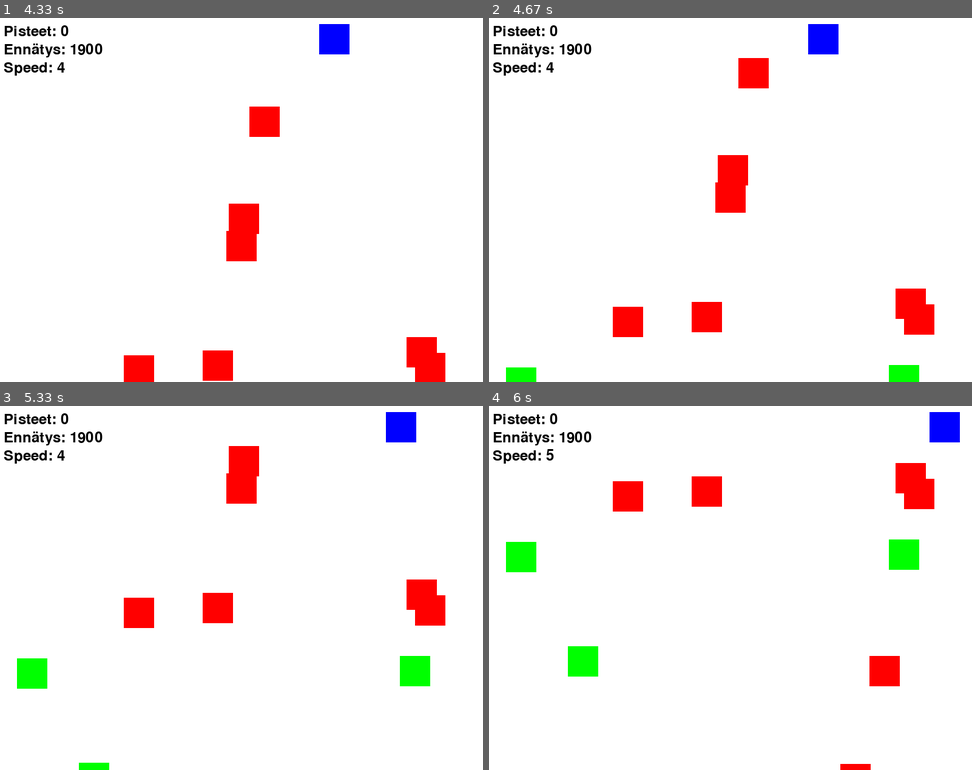
Above: before the commit, frames 1-4 (two rows, left to right).
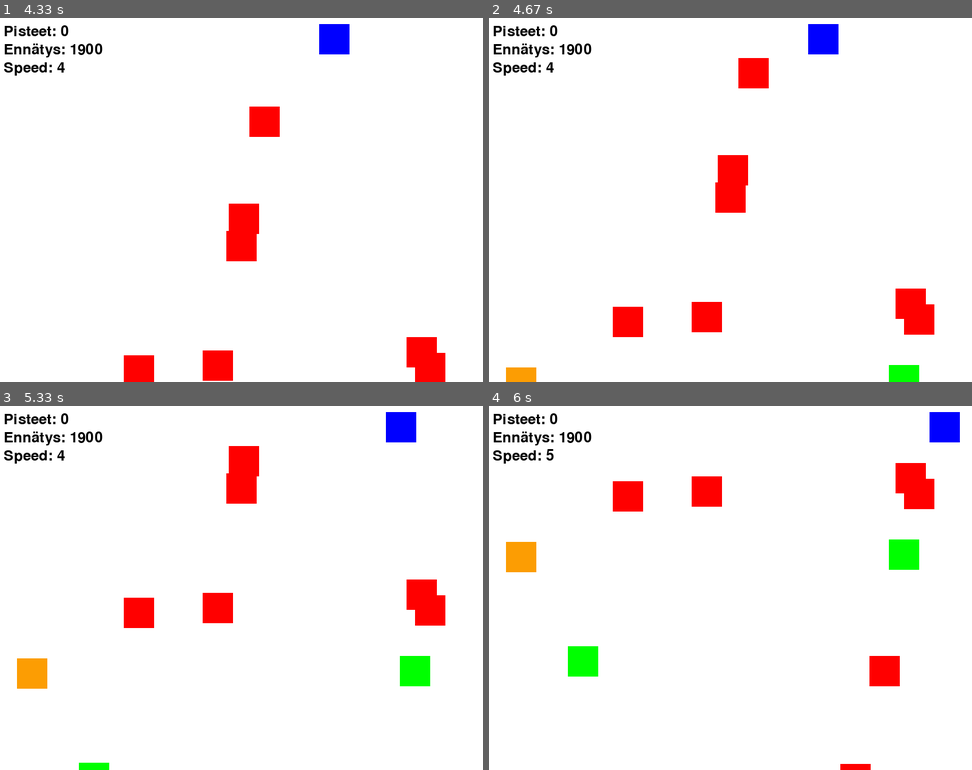
Above: after the commit, the same moments.

Repository: JIMH1/Pygame
Game: pygame game, started from versio1.py
Same seed, same stepped clock (60 frames per second), same inputs: the game is played once before the commit and once after it.
Inputs:
- Up to frame 1 (4.33 s): hold Right 0.33-0.8 s; hold Up 0.83-1.13 s; hold Right 1.17-1.63 s; hold Left 1.67-2.2 s; hold Down 2.23-2.53 s; hold Right 2.57-2.97 s; hold Left 3-3.37 s; hold Down from 4.07 s (still down)
- Up to frame 2 (4.67 s): release Down at 4.43 s
- Up to frame 3 (5.33 s): hold Right from 4.97 s (still down)
- Up to frame 4 (6 s): release Right at 5.43 s; hold Up 5.47-5.77 s; hold Right from 5.8 s (still down)

Frame 1 is identical in both runs. In frame 2, 0.3% of the frame differs, in the area x 3-10%, y 96-100%; in frame 3, 0.5%, in the area x 3-10%, y 69-78%; in frame 4, 0.5%.

Commit message:
Lisätty kilpi. Kilpi on oranssi laatikko. Jos sen kerää, pelaajan reunus muuttuu syaaniksi. Kipli estää yhden osuman jonka jälkeen se katoaa.

Diff:
--- a/versio1.py
+++ b/versio1.py
@@ -16,6 +16,8 @@
 RED = (255, 0, 0)
 BLUE = (0, 0, 255)
 GREEN = (0, 255, 0)
+ORANGE = (252, 157, 3)
+CYAN = (248, 3, 252)
 
 # FPS
 clock = pygame.time.Clock()
@@ -40,6 +42,10 @@
 # Fontti
 font = pygame.font.Font(None, 36)
 
+# Kerättävien esineiden tyypit
+POINTS100 = 1
+SHIELD = 2
+
 # Pelin tallennus
 def save_score(score):
     with open("highscore.txt", "w") as f:
@@ -54,6 +60,8 @@
 
 highscore = load_score()
 
+kilpi_paalla = False
+
 # Funktio esteiden luomiseen
 def create_obstacle():
     x = random.randint(0, SCREEN_WIDTH - obstacle_width)
@@ -61,9 +69,14 @@
     # esteen tyyppi (kerättävä = 1, este = 2)
     if random.randint(1, 10) > 7:
         kerattava_tyyppi = 1
+        if random.randint(1, 10) > 7:
+            esine_tyyppi = SHIELD
+        else:
+            esine_tyyppi = POINTS100
     else:
         kerattava_tyyppi = 2
-    return [x, y, kerattava_tyyppi]
+        esine_tyyppi = 0
+    return [x, y, kerattava_tyyppi, esine_tyyppi]
 
 # Pelilooppi
 running = True
@@ -104,11 +117,19 @@
             player_y + player_size > obstacle[1]):
             # jos osuu esteeseen peli loppuu, jos osuu kerättävään esineeseen peli jatkuu
             if obstacle[2] == 2:
-                running = False
+                if kilpi_paalla:
+                    kilpi_paalla = False
+                    obstacles.remove(obstacle)
+                else:
+                    running = False
             else:
-                # kerättävästä esineestä tulee nyt vain 100 pistettä
-                obstacles.remove(obstacle)
-                score += 100
+                if obstacle[3] == POINTS100:
+                    # pisteet
+                    obstacles.remove(obstacle)
+                    score += 100
+                elif obstacle[3] == SHIELD:
+                    obstacles.remove(obstacle)
+                    kilpi_paalla = True
 
     # Pisteiden laskenta
     # score += 1
@@ -117,11 +138,19 @@
 
     # Piirrä pelaaja ja esteet
     pygame.draw.rect(screen, BLUE, (player_x, player_y, player_size, player_size))
+
+    # Piirrä kipli
+    if kilpi_paalla:
+        pygame.draw.rect(screen, CYAN, (player_x, player_y, player_size, player_size), 4)
+
     for obstacle in obstacles:
         if obstacle[2] == 2:
             pygame.draw.rect(screen, RED, (obstacle[0], obstacle[1], obstacle_width, obstacle_height))
         elif obstacle[2] == 1:
-            pygame.draw.rect(screen, GREEN, (obstacle[0], obstacle[1], obstacle_width, obstacle_height))
+            if obstacle[3] == POINTS100:
+                pygame.draw.rect(screen, GREEN, (obstacle[0], obstacle[1], obstacle_width, obstacle_height))
+            elif obstacle[3] == SHIELD:
+                pygame.draw.rect(screen, ORANGE, (obstacle[0], obstacle[1], obstacle_width, obstacle_height))
 
     # Piirrä pisteet
     score_text = font.render(f"Pisteet: {score}", True, BLACK)
